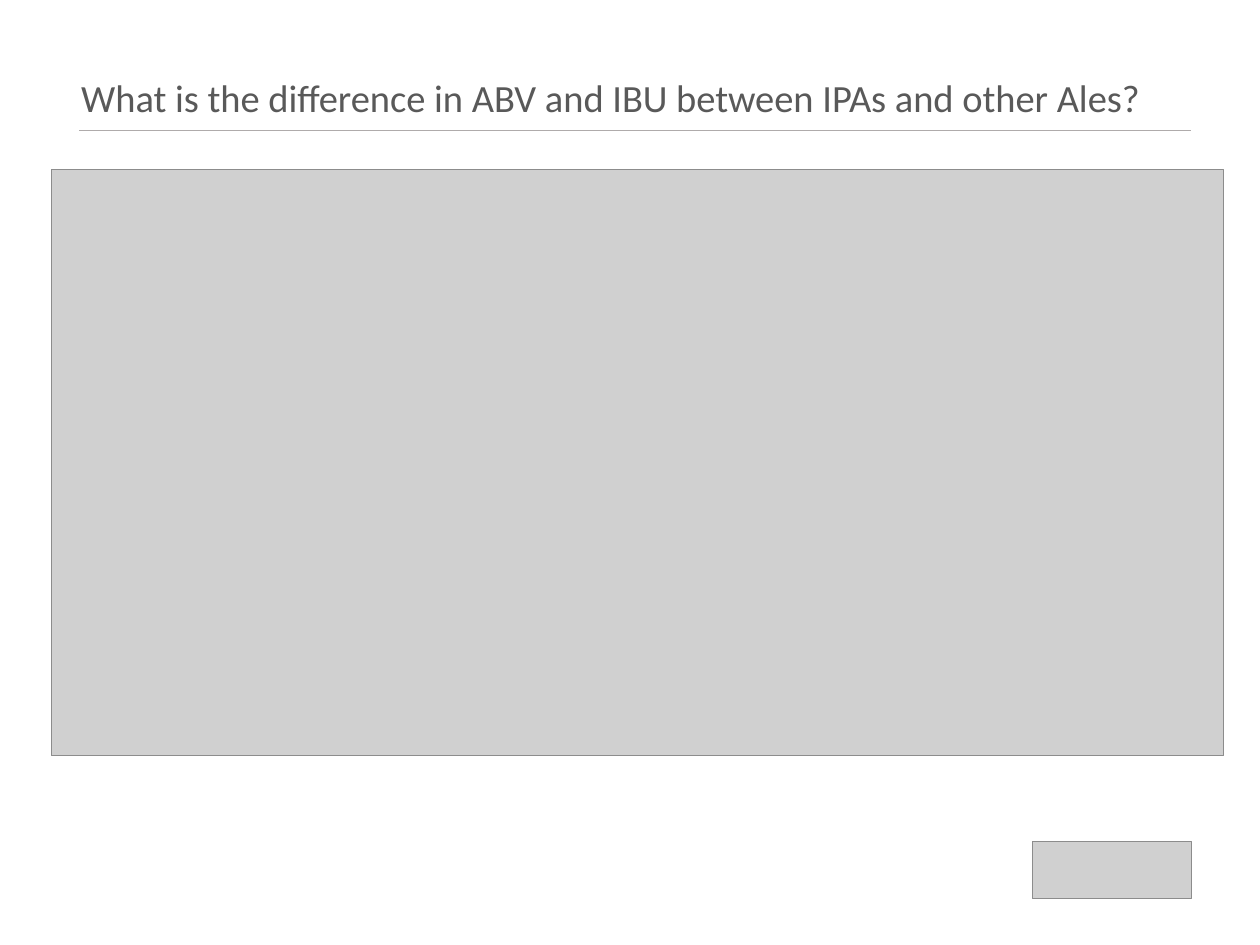
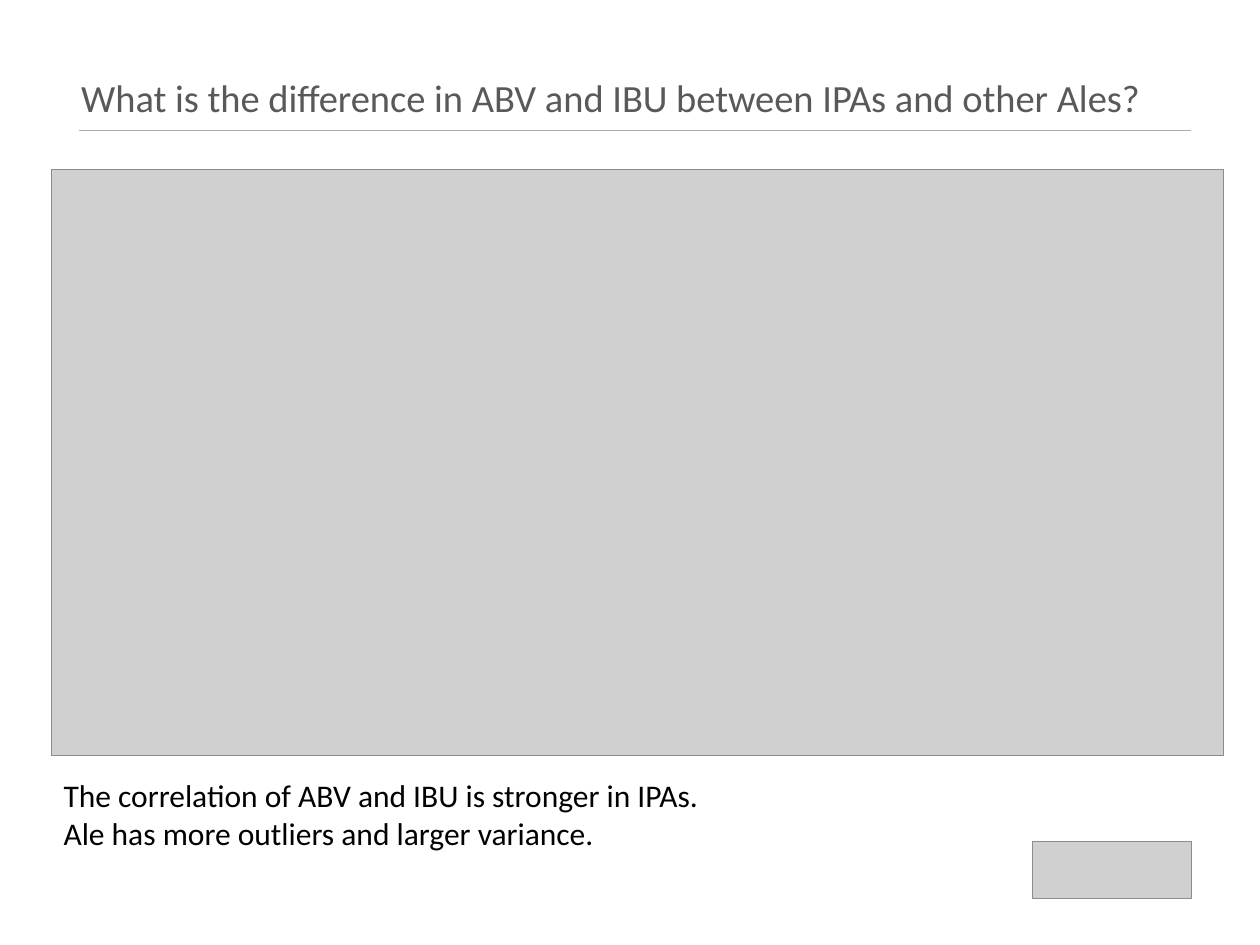
Before and after one commit to kristxh/6306-CaseStudy1-Beer, a slide deck: slide 13 of case_study_1_budweiser.pptx. Drawn at 1260x945 pixels with LibreOffice and Linux fonts; fonts in the diff are those of the drawing; grey boxes stand for pictures. Boxes give left, top, right and bottom in pixels: in the first picture for what was removed or moved away, otherwise in the second. Text is boxed around its words. In the diff, an @@ line names an element or a change of style, - is before the commit and + after.

```diff
--- a/case_study_1_budweiser.pptx
+++ b/case_study_1_budweiser.pptx
@@ text added at (64, 785, 697, 851), 18 pt, text #000000 @@
+The correlation of ABV and IBU is stronger in IPAs.
+Ale has more outliers and larger variance.
```
Also in this commit, not shown: 4 other slides changed.
